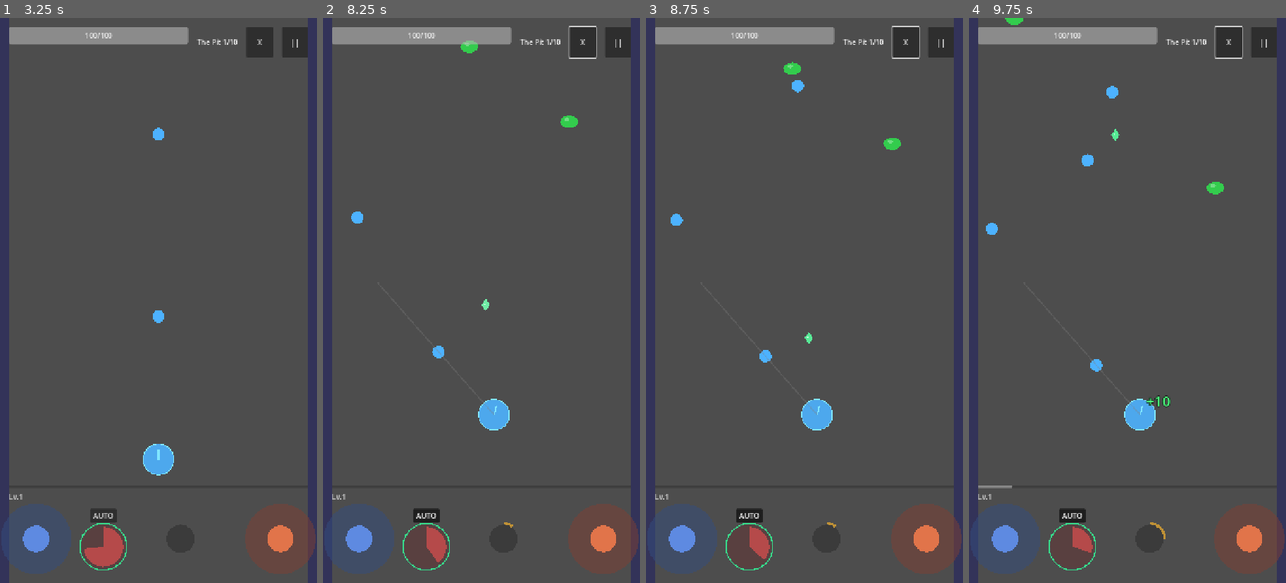
Above: before the commit, frames 1-4 (left to right).
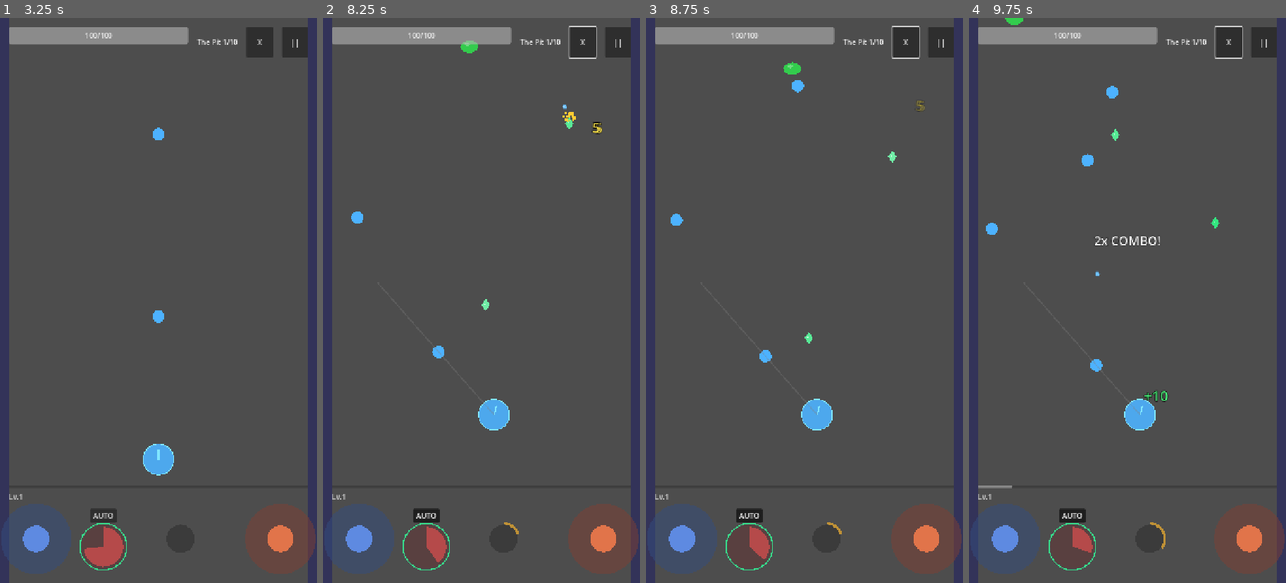
Above: after the commit, the same moments.

Repository: Randroids-Dojo/GoPit
Game: Godot game, scene res://scenes/game.tscn
The game is run twice, just before and just after one commit, with the same random seed, the same clock (stepped at 60 frames per second) and the same inputs.
Inputs (mouse positions are in pixels of both pictures, inside the frame that each line leads up to):
- Up to frame 1 (3.25 s): click "START" at 0.5 s; click ")))" at 1.25 s; click "||" at 2 s; click "Resume" at 2.75 s
- Up to frame 2 (8.25 s): click "AUTO" at 3.5 s; click "X" at 4.25 s; tap Enter at 5 s; drag from (357, 537) to (484, 91) at 5.02 s; drag from (427, 549) to (484, 136) at 5.77 s; move the mouse to (503, 537) at 6.52 s; hold Right 6.53-7.25 s; tap Delete at 6.6 s; click (503, 537) at 6.67 s; drag from (601, 537) to (494, 413) at 7.27 s; move the mouse to (576, 385) at 8.02 s; hold Left from 8.03 s (still down); tap Ctrl at 8.1 s
- Up to frame 3 (8.75 s): keep holding Left; tap Space at 8.27, 8.57 s
- Up to frame 4 (9.75 s): release Left at 8.75 s; drag from (1032, 215) to (1140, 413) at 8.77 s; move the mouse to (1143, 300) at 9.52 s; hold Down from 9.53 s (still down); tap Tab at 9.6 s; click (1143, 300) at 9.67 s

Frame 1 is identical in both runs. In frame 2, 0.2% of the frame differs, in the area x 59-88%, y 15-92%; in frame 3, 0.2%; in frame 4, 0.5%, in the area x 39-81%, y 29-94%.
Error before the commit: Parse Error: Cannot infer the type of "active_slots" variable because the value doesn't have a set type. (res://scripts/entities/baby_ball_spawner.gd:114)

Commit message:
Add ball slot system for multiple ball types firing simultaneously
BallRegistry changes:
- Added 4 ball slots (MAX_SLOTS=4)
- Balls auto-assign to first empty slot when acquired
- get_active_slots() returns all filled slots
- No duplicate balls allowed in slots

BallSpawner changes:
- fire() now iterates through all active slots
- Each slot fires its ball type × multi-shot count
- Backward compatible with legacy single ball type

Diff:
--- a/scripts/autoload/ball_registry.gd
+++ b/scripts/autoload/ball_registry.gd
@@ -1,9 +1,11 @@
 extends Node
 ## Ball Registry - tracks owned ball types and their levels for the current run
 ## Ball levels: L1 (base) -> L2 (+50% stats) -> L3 (+100% stats, fusion-ready)
+## Ball Slot System: 4 slots, all equipped balls fire simultaneously
 
 signal ball_acquired(ball_type: BallType)
 signal ball_leveled_up(ball_type: BallType, new_level: int)
+signal slot_updated(slot_index: int, ball_type: BallType)
 
 enum BallType {
 	BASIC,
@@ -74,10 +76,18 @@
 	}
 }
 
+# Ball slot configuration
+const MAX_SLOTS: int = 4
+const EMPTY_SLOT: int = -1
+
 # Owned balls for current run: BallType -> level (1-3)
 var owned_balls: Dictionary = {}
 
-# Currently active ball type for firing
+# Ball slots - each slot fires simultaneously when firing
+# Array of BallType or EMPTY_SLOT (-1) for empty slots
+var ball_slots: Array[int] = []
+
+# Currently active ball type for firing (legacy, kept for backward compatibility)
 var active_ball_type: BallType = BallType.BASIC
 
 
@@ -88,7 +98,11 @@
 func _reset_for_new_run() -> void:
 	owned_balls.clear()
 	active_ball_type = BallType.BASIC
-	# Start with basic ball at L1
+	# Initialize empty slots
+	ball_slots.clear()
+	for i in range(MAX_SLOTS):
+		ball_slots.append(EMPTY_SLOT)
+	# Start with basic ball at L1 in first slot
 	add_ball(BallType.BASIC)
 
 
@@ -101,7 +115,9 @@
 		# New ball type
 		owned_balls[ball_type] = 1
 		ball_acquired.emit(ball_type)
-		# Auto-switch to new ball type (player choice)
+		# Auto-assign to first empty slot
+		_assign_to_empty_slot(ball_type)
+		# Legacy: update active ball type for backward compatibility
 		active_ball_type = ball_type
 
 
@@ -239,3 +255,75 @@
 	for ball_type in owned_balls:
 		owned.append(ball_type)
 	return owned
+
+
+# ============================================================================
+# Ball Slot System
+# ============================================================================
+
+func _assign_to_empty_slot(ball_type: BallType) -> bool:
+	"""Assign a ball type to the first empty slot. Returns true if successful."""
+	for i in range(ball_slots.size()):
+		if ball_slots[i] == EMPTY_SLOT:
+			ball_slots[i] = ball_type
+			slot_updated.emit(i, ball_type)
+			return true
+	# No empty slots available
+	return false
+
+
+func get_active_slots() -> Array[int]:
+	"""Get all non-empty ball slots (ball types that will fire)"""
+	var active: Array[int] = []
+	for slot in ball_slots:
+		if slot != EMPTY_SLOT:
+			active.append(slot)
+	return active
+
+
+func get_slot(index: int) -> int:
+	"""Get the ball type in a specific slot (or EMPTY_SLOT)"""
+	if index < 0 or index >= ball_slots.size():
+		return EMPTY_SLOT
+	return ball_slots[index]
+
+
+func set_slot(index: int, ball_type: int) -> bool:
+	"""Set a specific slot to a ball type. Returns true if successful."""
+	if index < 0 or index >= ball_slots.size():
+		return false
+	# Can only assign owned balls or clear the slot
+	if ball_type != EMPTY_SLOT and ball_type not in owned_balls:
+		return false
+	# Check if ball type is already in another slot (no duplicates)
+	if ball_type != EMPTY_SLOT:
+		for i in range(ball_slots.size()):
+			if i != index and ball_slots[i] == ball_type:
+				return false  # Already in another slot
+	ball_slots[index] = ball_type
+	slot_updated.emit(index, ball_type)
+	return true
+
+
+func clear_slot(index: int) -> void:
+	"""Clear a specific slot"""
+	set_slot(index, EMPTY_SLOT)
+
+
+func is_ball_in_slot(ball_type: BallType) -> bool:
+	"""Check if a ball type is currently equipped in any slot"""
+	return ball_type in ball_slots
+
+
+func get_empty_slot_count() -> int:
+	"""Get the number of empty slots"""
+	var count: int = 0
+	for slot in ball_slots:
+		if slot == EMPTY_SLOT:
+			count += 1
+	return count
+
+
+func get_filled_slot_count() -> int:
+	"""Get the number of filled slots"""
+	return MAX_SLOTS - get_empty_slot_count()
--- a/scripts/entities/ball_spawner.gd
+++ b/scripts/entities/ball_spawner.gd
@@ -39,17 +39,29 @@
 	if current_aim_direction == Vector2.ZERO:
 		return
 
-	# Enforce ball limit by despawning oldest balls
-	_enforce_ball_limit(ball_count)
+	# Get all active ball slots to fire
+	var active_slots: Array[int] = []
+	if BallRegistry != null:
+		active_slots = BallRegistry.get_active_slots()
 
-	for i in range(ball_count):
-		# Calculate spread offset for multi-shot
-		var spread_offset: float = 0.0
-		if ball_count > 1:
-			spread_offset = (i - (ball_count - 1) / 2.0) * ball_spread
+	# Fallback to legacy single ball type if no slots system
+	if active_slots.is_empty():
+		active_slots = [BallRegistry.active_ball_type if BallRegistry else 0]
 
-		var dir := current_aim_direction.rotated(spread_offset)
-		_spawn_ball(dir)
+	# Calculate total balls to spawn (slots × multi-shot)
+	var total_balls: int = active_slots.size() * ball_count
+	_enforce_ball_limit(total_balls)
+
+	# Fire each ball type in each slot
+	for slot_ball_type in active_slots:
+		for i in range(ball_count):
+			# Calculate spread offset for multi-shot
+			var spread_offset: float = 0.0
+			if ball_count > 1:
+				spread_offset = (i - (ball_count - 1) / 2.0) * ball_spread
+
+			var dir := current_aim_direction.rotated(spread_offset)
+			_spawn_ball_of_type(dir, slot_ball_type)
 
 	SoundManager.play(SoundManager.SoundType.FIRE)
 
@@ -77,6 +89,13 @@
 
 
 func _spawn_ball(direction: Vector2) -> void:
+	"""Legacy spawn method - spawns active ball type"""
+	var active_type: int = BallRegistry.active_ball_type if BallRegistry else 0
+	_spawn_ball_of_type(direction, active_type)
+
+
+func _spawn_ball_of_type(direction: Vector2, registry_type: int) -> void:
+	"""Spawn a ball of a specific type from BallRegistry"""
 	# Get ball from pool if available, otherwise instantiate
 	var ball: Node
 	if PoolManager:
@@ -90,18 +109,17 @@
 	var use_registry := BallRegistry != null and BallRegistry.owned_balls.size() > 0
 	var speed_mult: float = GameManager.character_speed_mult
 	if use_registry:
-		var active_type: int = BallRegistry.active_ball_type
-		var registry_damage: int = BallRegistry.get_damage(active_type)
-		var registry_speed: float = BallRegistry.get_speed(active_type)
-		var ball_level: int = BallRegistry.get_ball_level(active_type)
+		var registry_damage: int = BallRegistry.get_damage(registry_type)
+		var registry_speed: float = BallRegistry.get_speed(registry_type)
+		var ball_level: int = BallRegistry.get_ball_level(registry_type)
 
 		ball.damage = registry_damage + _damage_bonus
 		ball.speed = (registry_speed + _speed_bonus) * speed_mult
 		ball.ball_level = ball_level
-		ball.registry_type = active_type
+		ball.registry_type = registry_type
 
 		# Map registry type to ball.gd BallType enum
-		ball.set_ball_type(_registry_to_ball_type(active_type))
+		ball.set_ball_type(_registry_to_ball_type(registry_type))
 	else:
 		# Fallback to legacy behavior
 		ball.damage = ball_damage + _damage_bonus
